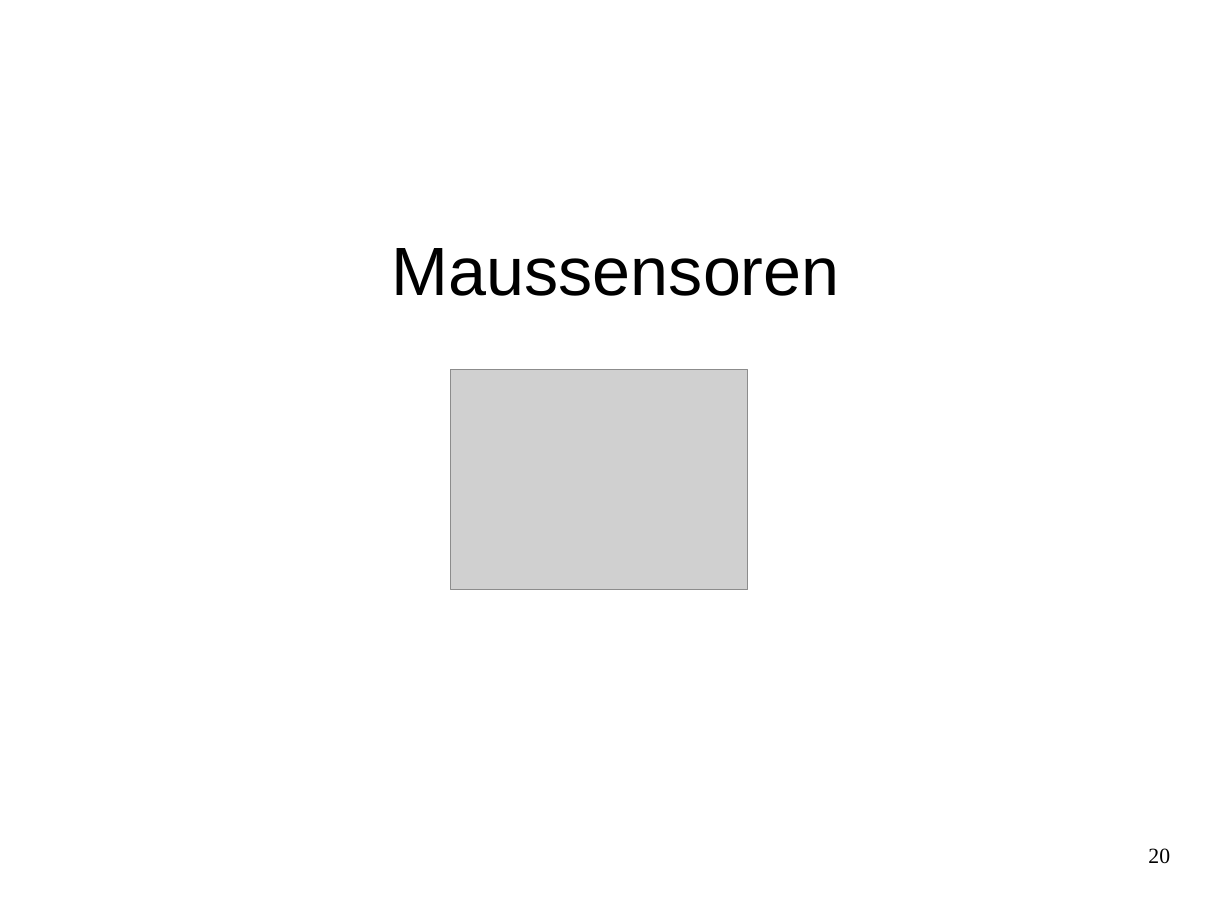
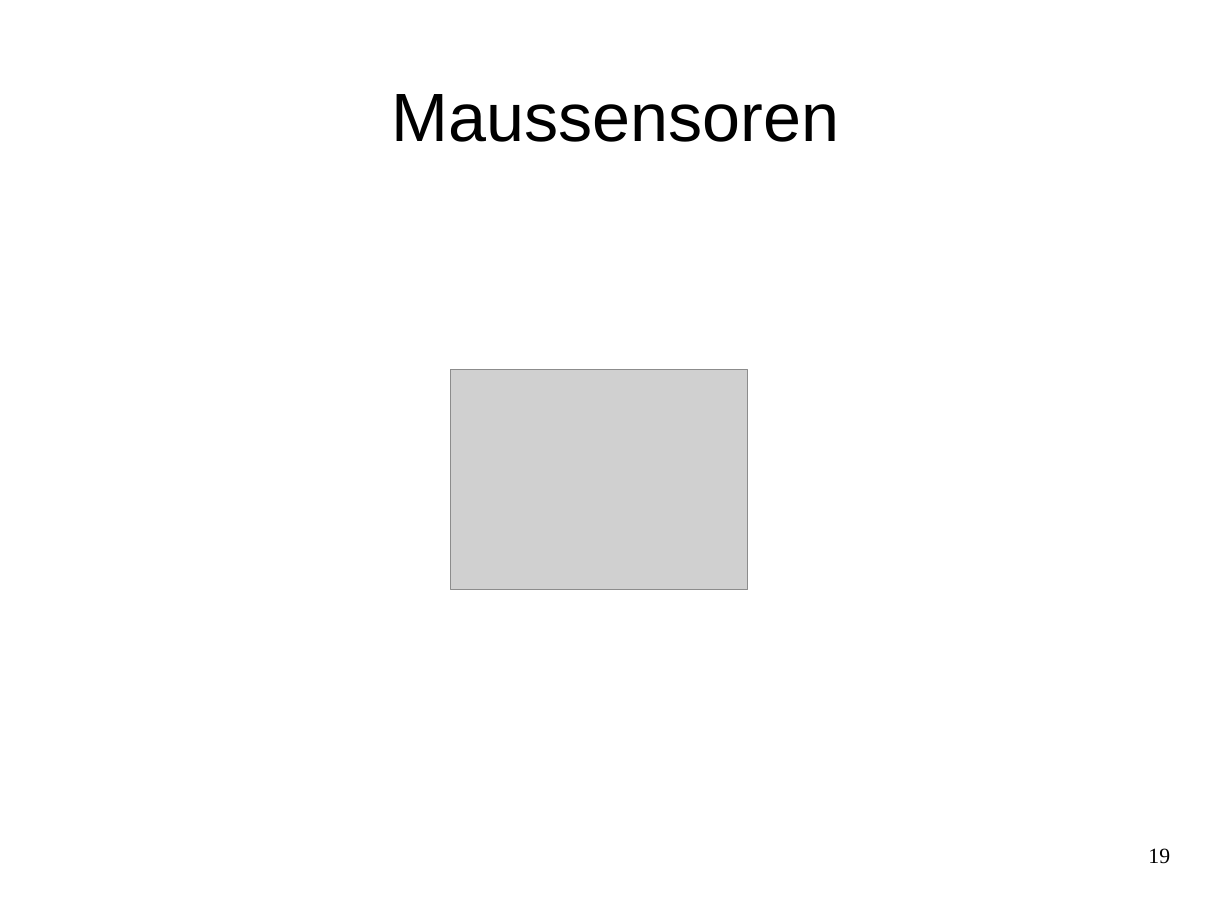
Before and after one commit to Smart-Minotaur/nxt_minotaur, a slide deck: slide 19 of doc/Präsentation.odp (slide 20 before the commit). Drawn at 1232x924 pixels with LibreOffice and Linux fonts; fonts in the diff are those of the drawing; grey boxes stand for pictures. Boxes give left, top, right and bottom in pixels: in the first picture for what was removed or moved away, otherwise in the second. Text is boxed around its words. In the diff, an @@ line names an element or a change of style, - is before the commit and + after.

```diff
--- a/doc/Präsentation.odp
+++ b/doc/Präsentation.odp
@@ title "Maussensoren": place and size @@
-title "Maussensoren" at [392, 248, 840, 296]
+title "Maussensoren" at [392, 94, 840, 142]
@@ page number at [1148, 848, 1170, 864]: text changed @@
-20
+19
```
Also in this commit, not shown: 5 other slides changed, 1 slide added, 2 slides removed.
